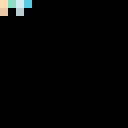
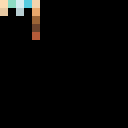
Before/after of a w=128, h=128 layered artwork. What changed in the layer stack:
renamed "Layer 0" to "Layer 1", painted on it over [left=32, top=0, right=40, bottom=40]
